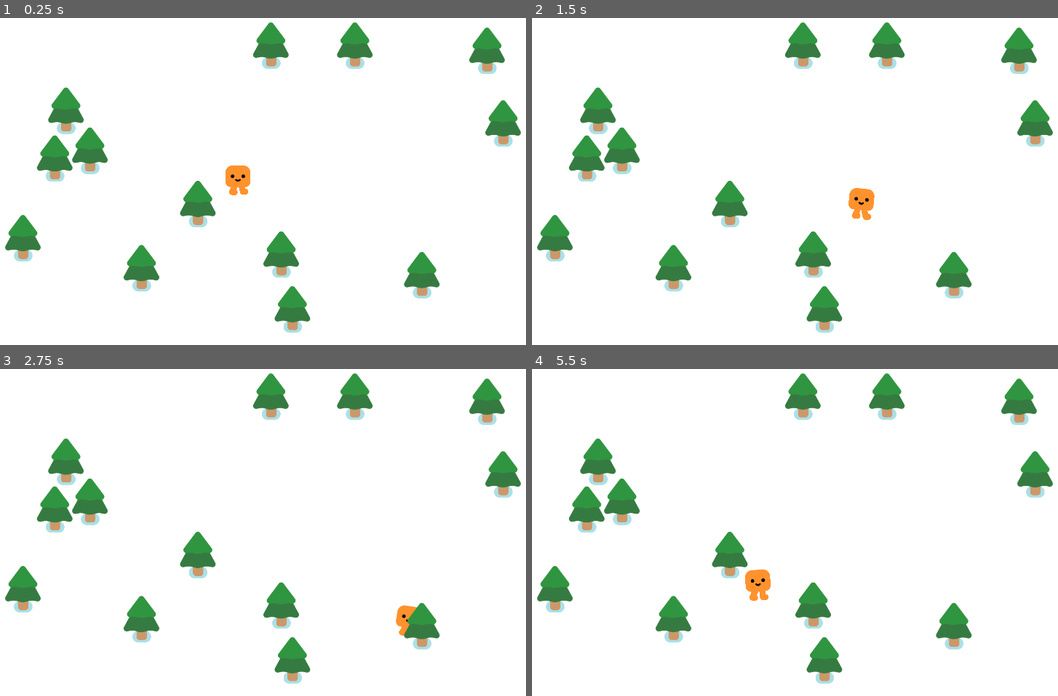
Above: before the commit, frames 1-4 (two rows, left to right).
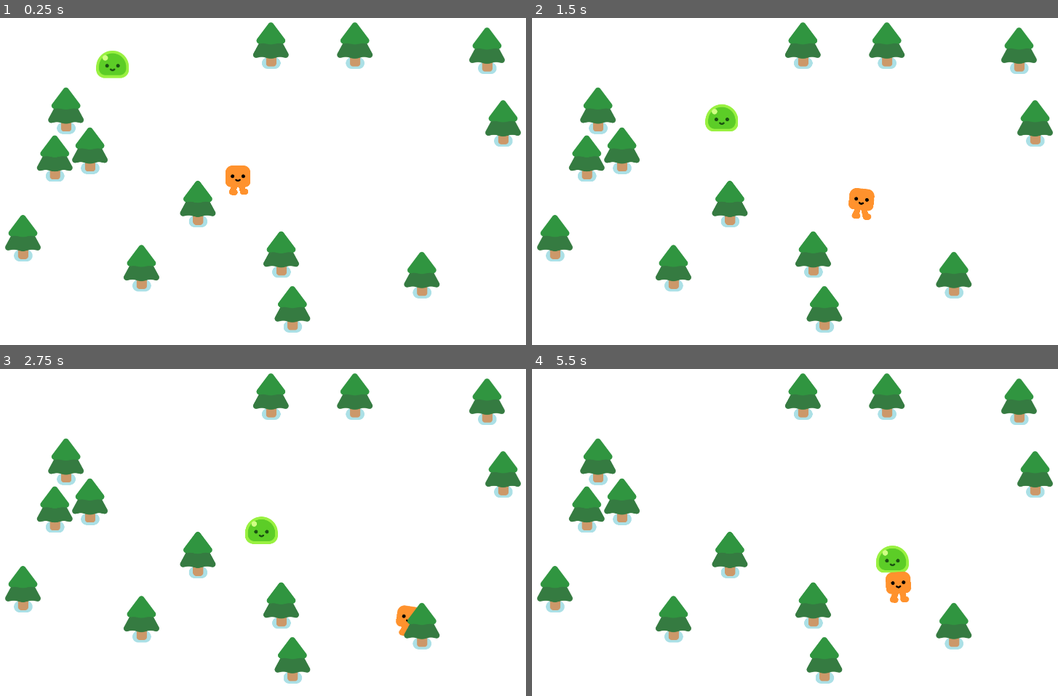
Above: after the commit, the same moments.

Repository: dominikvanduch/ak8po-thegame
Game: Godot game, scene res://survivors_game.tscn
The game is run twice, just before and just after one commit, with the same random seed, the same clock (stepped at 60 frames per second) and the same inputs.
Inputs:
- Up to frame 1 (0.25 s): no input
- Up to frame 2 (1.5 s): hold D (move_right) 0.53-1.28 s; hold S (move_down) from 1.28 s (still down)
- Up to frame 3 (2.75 s): release S (move_down) at 2.03 s; hold D (move_right) from 2.03 s (still down)
- Up to frame 4 (5.5 s): release D (move_right) at 2.78 s; hold W (move_up) 2.78-3.53 s; hold A (move_left) 3.53-5.03 s; hold S (move_down) from 5.03 s (still down)

The runs differ from the first frame. In frame 1, 0.5% of the frame differs, in the area x 18-25%, y 10-19%; in frame 2, 0.4%; in frame 3, 0.4%; in frame 4, 1.2%, in the area x 40-73%, y 54-72%.

Commit message:
Add following mobs

Diff:
--- /dev/null
+++ b/slime.gd
@@ -0,0 +1,8 @@
+extends CharacterBody2D
+
+@onready var player = get_node("/root/Game/Player")
+
+func _physics_process(delta):
+	var direction = global_position.direction_to(player.global_position)
+	velocity = direction * 250.0
+	move_and_slide()
--- /dev/null
+++ b/slime.tscn
@@ -0,0 +1,16 @@
+[gd_scene load_steps=4 format=3 uid="uid://0skpjt5rd1hy"]
+
+[ext_resource type="PackedScene" uid="uid://ogik4s70pgwl" path="res://characters/slime/slime.tscn" id="1_4klrc"]
+[ext_resource type="Script" path="res://slime.gd" id="1_4rrn2"]
+
+[sub_resource type="CircleShape2D" id="CircleShape2D_3ydjf"]
+radius = 52.0
+
+[node name="Slime" type="CharacterBody2D"]
+script = ExtResource("1_4rrn2")
+
+[node name="Slime" parent="." instance=ExtResource("1_4klrc")]
+
+[node name="CollisionShape2D" type="CollisionShape2D" parent="."]
+position = Vector2(0, -30)
+shape = SubResource("CircleShape2D_3ydjf")
--- a/survivors_game.tscn
+++ b/survivors_game.tscn
@@ -1,7 +1,8 @@
-[gd_scene load_steps=3 format=3 uid="uid://bcqcy20dlx088"]
+[gd_scene load_steps=4 format=3 uid="uid://bcqcy20dlx088"]
 
 [ext_resource type="PackedScene" uid="uid://cu6tglre7rtcy" path="res://player.tscn" id="1_8337d"]
 [ext_resource type="PackedScene" uid="uid://ddaoixgn541d6" path="res://pine_tree.tscn" id="2_804bi"]
+[ext_resource type="PackedScene" uid="uid://0skpjt5rd1hy" path="res://slime.tscn" id="3_ubynv"]
 
 [node name="Game" type="Node2D"]
 y_sort_enabled = true
@@ -51,3 +52,6 @@
 
 [node name="PineTree13" parent="." instance=ExtResource("2_804bi")]
 position = Vector2(1053, 149)
+
+[node name="Slime" parent="." instance=ExtResource("3_ubynv")]
+position = Vector2(484, 146)
